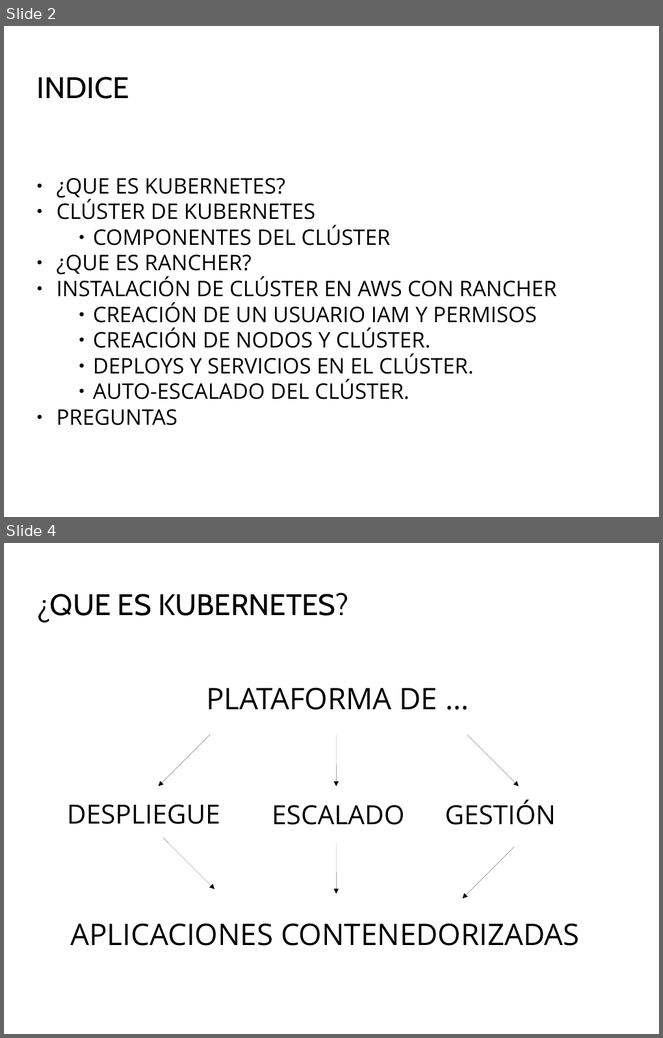
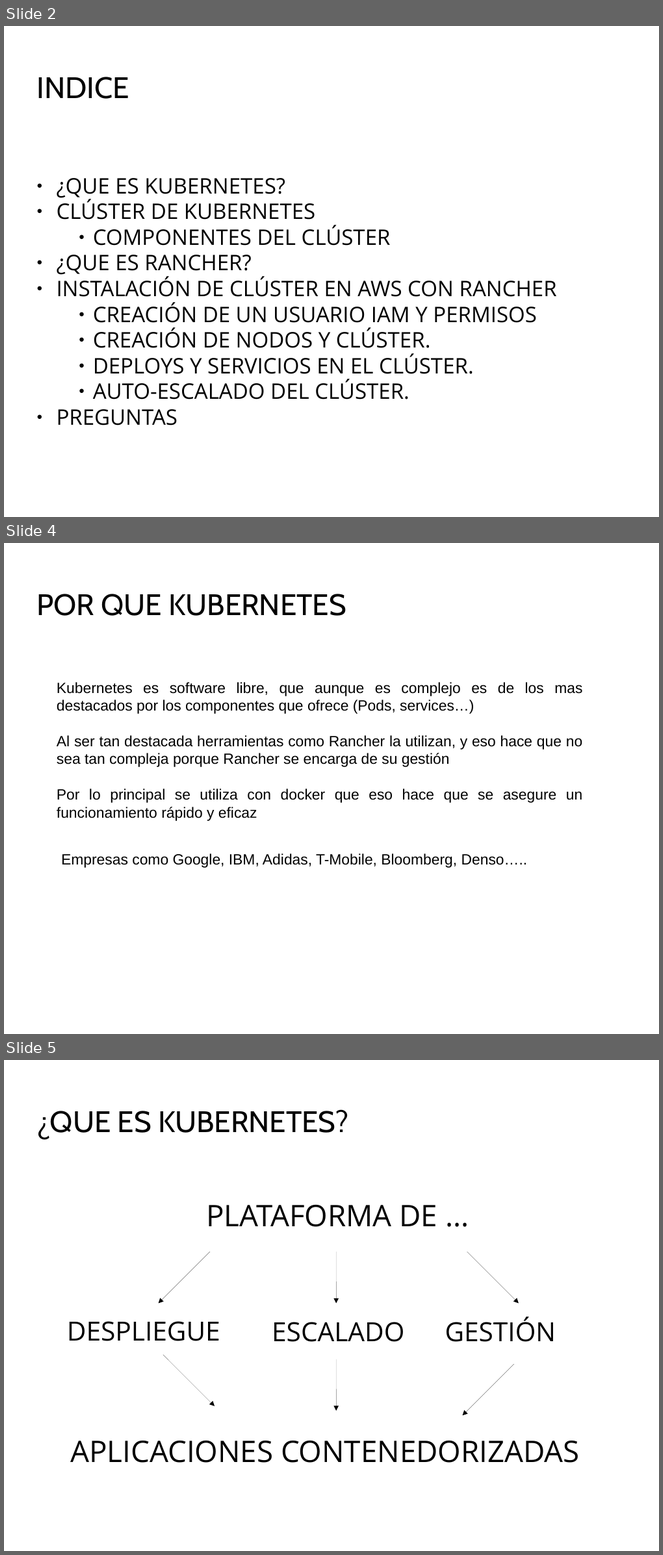
Before and after one commit to Juanjosegongora/kubernetes, a slide deck: proyecto_kubernetes.odp. Shown one above the other, each under a label of ours: slides 2 and 4 before the commit, slides 2, 4 and 5 after it; the slides between them are not shown. The pictures are 663x1038 and 663x1555 pixels, drawn with LibreOffice and Linux fonts; fonts in the diff are those of the drawing; background and template pictures are left out. Boxes give left, top, right and bottom in pixels: in the first picture for what was removed or moved away, otherwise in the second. Text is boxed around its words. In the diff, an @@ line names an element or a change of style, - is before the commit and + after.

```diff
--- a/proyecto_kubernetes.odp
+++ b/proyecto_kubernetes.odp
@@ slide 4 added at box(4, 543, 659, 1034), background picture (left out) @@
@@ title added at box(36, 594, 347, 616), 36 pt, text #000000 @@
+POR QUE KUBERNETES
@@ text added at box(57, 682, 582, 821), 18 pt, text #000000 @@
+Kubernetes es software libre, que aunque es complejo es de los mas destacados por los componentes que ofrece (Pods, services…)
+Al ser tan destacada herramientas como Rancher la utilizan, y eso hace que no sea tan compleja porque Rancher se encarga de su gestión
+Por lo principal se utiliza con docker que eso hace que se asegure un funcionamiento rápido y eficaz
@@ text added at box(61, 854, 528, 868), 18 pt, text #000000 @@
+Empresas como Google, IBM, Adidas, T-Mobile, Bloomberg, Denso…..
@@ what was slide 4 is now slide 5 @@
```
Also in this commit, not shown: 8 slides changed, 1 other slide added, 1 slide removed.
